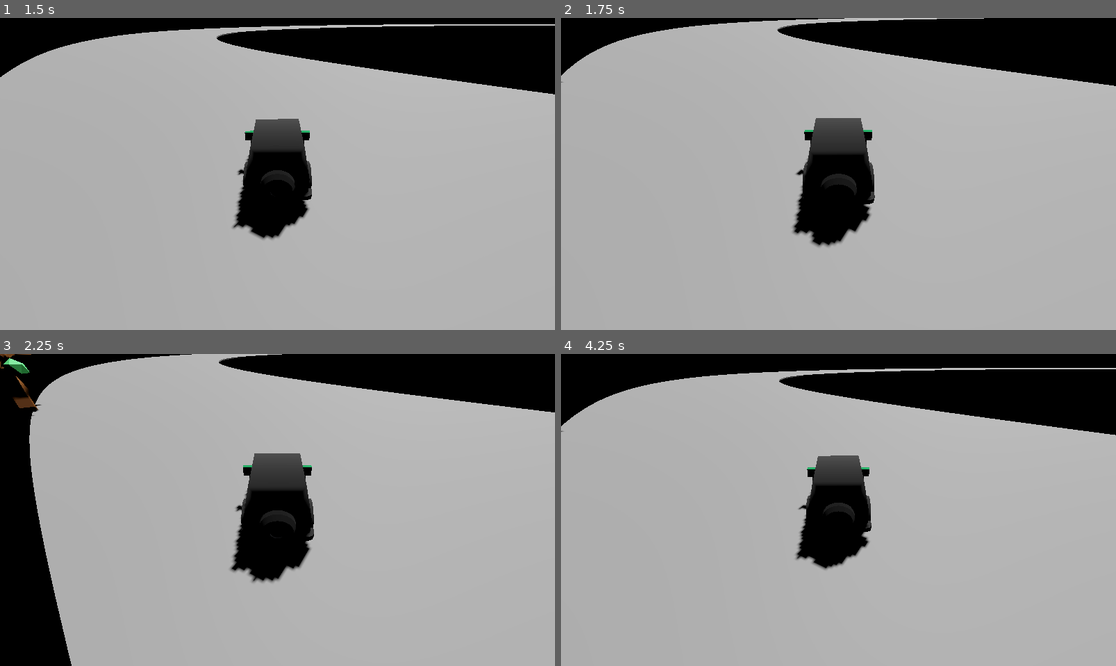
Above: before the commit, frames 1-4 (two rows, left to right).
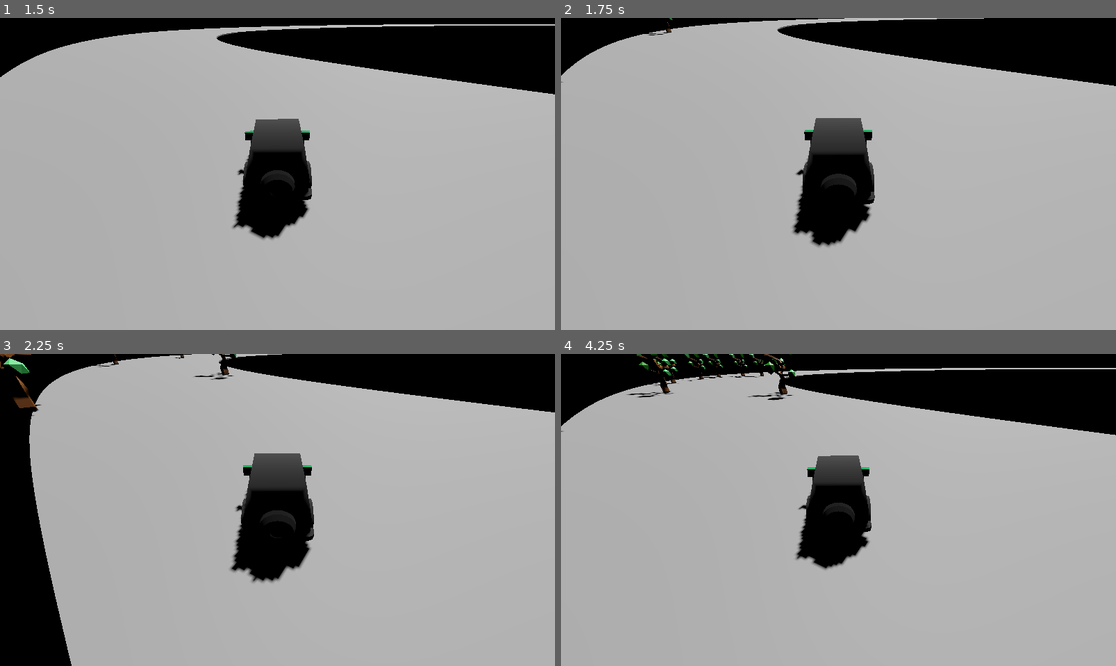
Above: after the commit, the same moments.

Repository: VriskaSekret/car_game
Game: Godot game, scene res://scenes/test_scene.tscn
Same seed, same stepped clock (60 frames per second), same inputs: the game is played once before the commit and once after it.
Inputs:
- Up to frame 1 (1.5 s): hold D (steer_right) 0.53-1.28 s; tap Space at 0.77 s; hold S (brake) from 1.28 s (still down)
- Up to frame 2 (1.75 s): keep holding S (brake); tap Space at 1.52 s
- Up to frame 3 (2.25 s): release S (brake) at 2.03 s; hold D (steer_right) from 2.03 s (still down)
- Up to frame 4 (4.25 s): release D (steer_right) at 2.78 s; hold W (accelerate) 2.78-3.53 s; tap Space at 3.02, 3.77 s; hold A (steer_left) from 3.53 s (still down)

Frame 1 is identical in both runs. In frame 2, less than 0.1% of the frame differs, in the area x 15-21%, y 0-6%; in frame 3, 0.2%; in frame 4, 0.6%, in the area x 11-43%, y 0-15%.

Commit message:
Adjusted vertical offset of tree and beer

Diff:
--- a/scenes/powerup_spawner.gd
+++ b/scenes/powerup_spawner.gd
@@ -35,12 +35,14 @@
 	var track_rotation = track_curve.sample_baked_with_rotation(spawn_offset)
 	var right_vector = track_rotation.basis.x  # Side direction of track
 	var lateral_shift = randf_range(-track_width / 2, track_width / 2) + 12.0  # Shift right
-	var vertical_offset = 1.0  # Raise power-ups above track
+	var vertical_offset = 1.5  # Raise power-ups above track
 
 	# Select a random power-up from the exported array
 	if powerup_scenes.size() > 0:
 		var random_powerup_scene = powerup_scenes[randi() % powerup_scenes.size()]
 		var powerup = random_powerup_scene.instantiate()
+		if powerup.name == "tree":
+			vertical_offset = 0.0
 
 		# Add power-up to the scene
 		get_parent().add_child(powerup)
--- a/scenes/test_scene.tscn
+++ b/scenes/test_scene.tscn
@@ -54,7 +54,6 @@
 player = NodePath("../Car")
 min_distance = 20.0
 max_distance = 80.0
-spawn_interval = 20.0
 track_width = 15.0
 
 [node name="CSGPolygon3D" type="CSGPolygon3D" parent="Path3D"]
